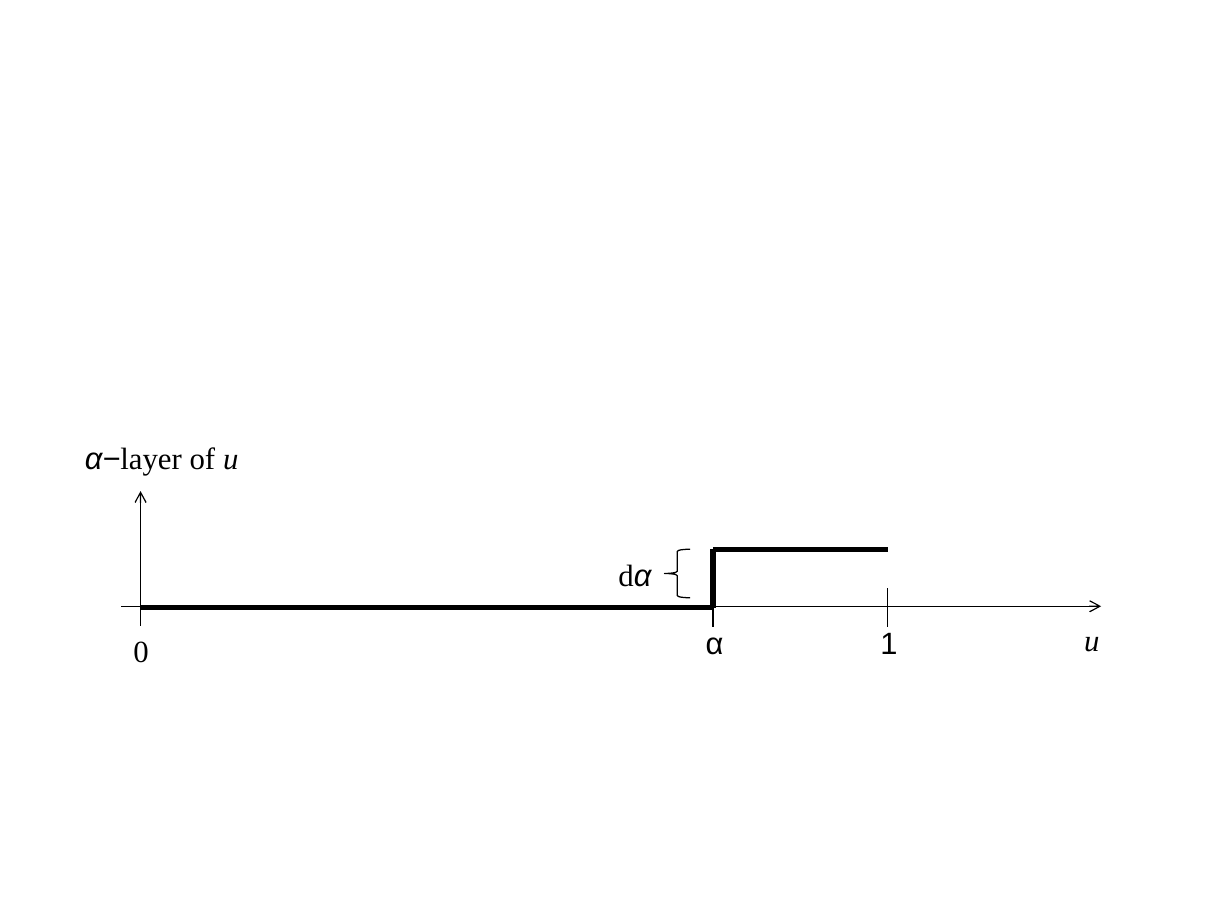
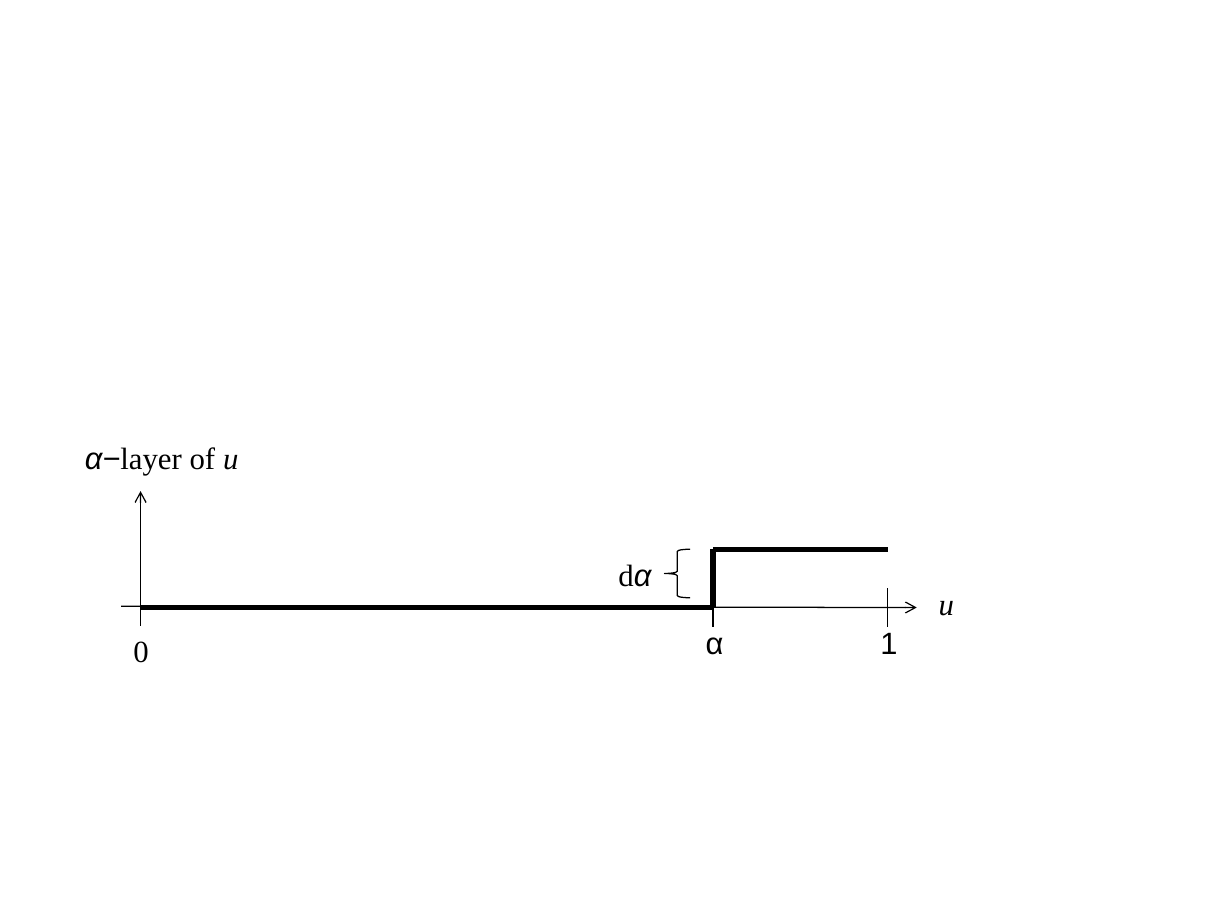
Before and after one commit to chooweihao/layer-dependence, a slide deck: slide 1 of layer.pptx. Drawn at 1232x924 pixels with LibreOffice and Linux fonts; fonts in the diff are those of the drawing. Boxes give left, top, right and bottom in pixels: in the first picture for what was removed or moved away, otherwise in the second. Text is boxed around its words. In the diff, an @@ line names an element or a change of style, - is before the commit and + after.

```diff
--- a/layer.pptx
+++ b/layer.pptx
@@ text "u": place and size @@
-text "u" at [1084,637,1099,652]
+text "u" at [939,601,954,616]
@@ arrow moved from (121, 606) - (1101, 606) to (121, 606) - (917, 607) @@
```
Also in this commit, not shown: 9 other files.
